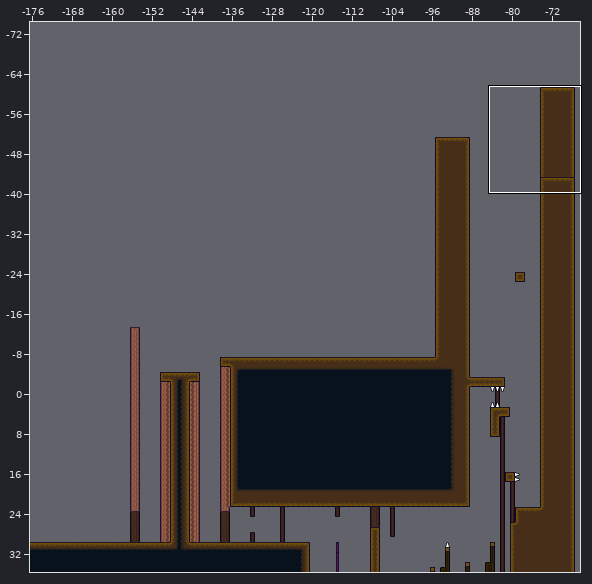
Two states of a Tiled map, Assets/TiledLevels/Level 2.tmx. The picture above shows the old version from afar; the outline marks the close-up.
Close-up. Old version:
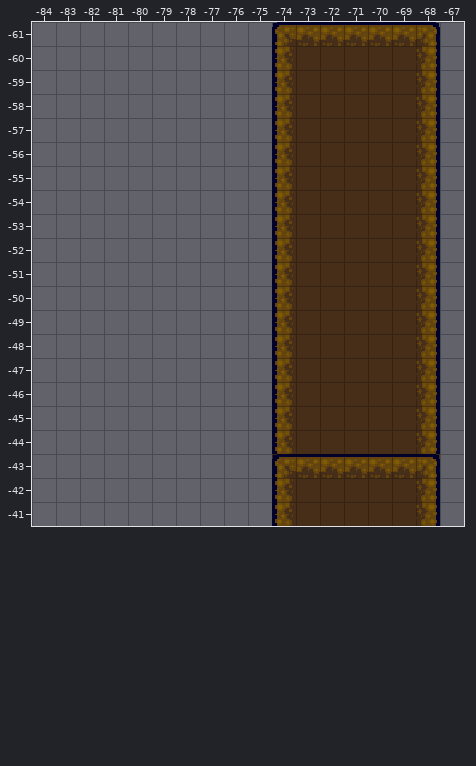
Cells are 16x16 px. Shown: x -84..-67, y -61..-41. The commit also changed other parts of the map, which this record leaves out.
And afterwards:
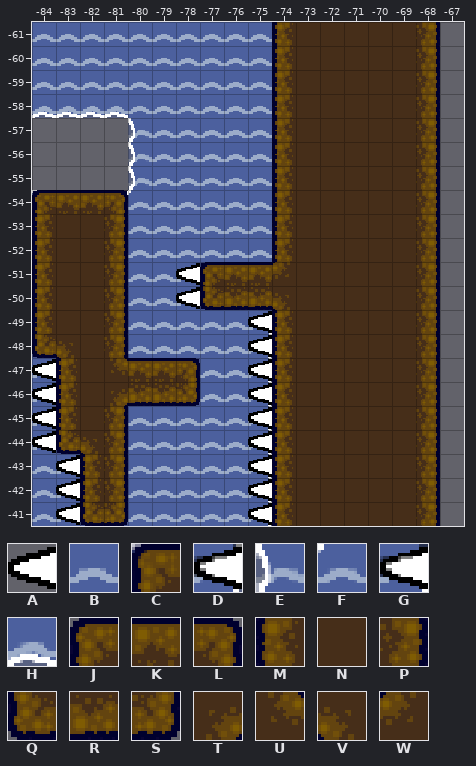
Key: from "Spikes": A 5; from "Water_Tiles": B 0, C 4, D 5, E 5 flipped left-right, F 22 flipped left-right, G 25, H 27; from "mini_deny_tilemap5": J 0, K 1, L 2, M 16, N 17, P 18, Q 32, R 33, S 34, T 98, U 114, V 130, W 146.
_ is an empty cell.
Tiles of an added or newly shown layer are drawn over the layers below it.
See-through tiles are keyed as they look on the map.
Difference:
Layer "prototype":
y -54: x -84 _ -> N; x -81 _ -> N
y -51..-50: x -77 _ -> N
y -48: x -84 _ -> N
y -47..-46: x -78 _ -> N
y -44: x -83 _ -> N
y -41: x -82..-81 __ -> NN
Layer "eau" (added):
y -61..-58: x -84..-75 __________ -> BBBBBBBBBB
y -57..-55: x -80..-75 ______ -> BBBBBB
y -54: x -84 _ -> B; x -81..-75 _______ -> BBBBBBB
y -53..-52: x -80..-75 ______ -> BBBBBB
y -51..-50: x -80..-77 ____ -> BBBB
y -49: x -80..-75 ______ -> BBBBBB
y -48: x -84 _ -> B; x -80..-75 ______ -> BBBBBB
y -47..-46: x -84 _ -> B; x -78..-75 ____ -> BBBB
y -45: x -84 _ -> B; x -80..-75 ______ -> BBBBBB
y -44..-42: x -84..-83 __ -> BB; x -80..-75 ______ -> BBBBBB
y -41: x -84..-75 __________ -> BBBBBBBBBB
Layer "Water":
y -61..-59: x -84..-75 __________ -> BBBBBBBBBB
y -58: x -84..-75 __________ -> HHHHBBBBBB
y -57..-55: x -80..-75 ______ -> EBBBBB
y -54: x -84 _ -> C; x -81..-75 _______ -> CFBBBBB
y -53..-52: x -80..-75 ______ -> BBBBBB
y -51..-50: x -80..-77 ____ -> BBBB
y -49: x -80..-75 ______ -> BBBBBG
y -48: x -84 _ -> B; x -80..-75 ______ -> BBBBBD
y -47..-46: x -84 _ -> B; x -78..-75 ____ -> BBBD
y -45: x -84 _ -> B; x -80..-75 ______ -> BBBBBD
y -44..-42: x -84..-83 __ -> BB; x -80..-75 ______ -> BBBBBD
y -41: x -84..-75 __________ -> BBBBBBBBBD
Layer "ground":
y -61: x -74..-68 JKKKKKL -> MNNNNNP
y -54: x -84..-81 ____ -> JKKL
y -53..-52: x -84..-81 ____ -> MNNP
y -51: x -84..-81 ____ -> MNNP; x -77..-74 ___M -> JKKW
y -50: x -84..-81 ____ -> MNNP; x -77..-74 ___M -> QRRV
y -49: x -84..-81 ____ -> MNNP
y -48: x -84..-81 ____ -> QVNP
y -47: x -83..-78 ______ -> MNUKKL
y -46: x -83..-78 ______ -> MNTRRS
y -45: x -83..-81 ___ -> MNP
y -44: x -83..-81 ___ -> QVP
y -43: x -82..-81 __ -> MP; x -74..-68 JKKKKKL -> MNNNNNP
y -42: x -82..-81 __ -> MP
y -41: x -82..-81 __ -> QS
Layer "spikes":
y -51..-50: x -78 _ -> A
y -49..-48: x -75 _ -> A
y -47..-44: x -84 _ -> A; x -75 _ -> A
y -43..-41: x -83 _ -> A; x -75 _ -> A
Where, in picture pixels (left, top, right, bottom), the same in both close-ups:
changed: (32, 22, 440, 526)
